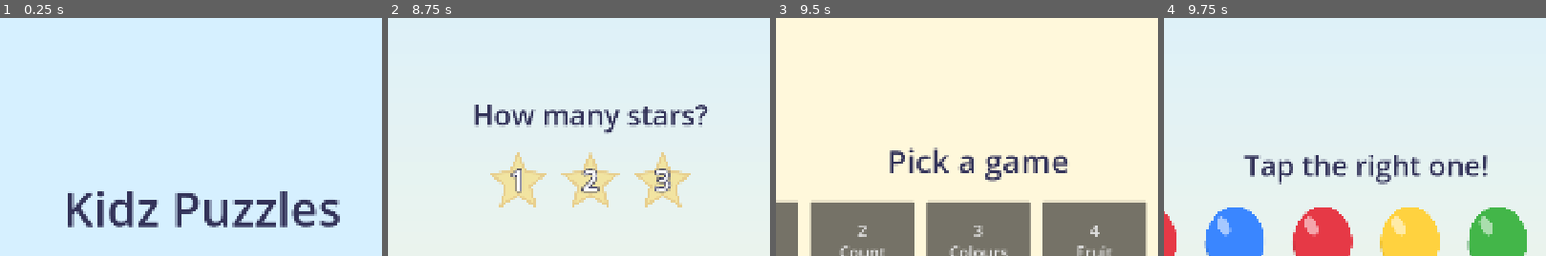
Above: before the commit, frames 1-4 (left to right).
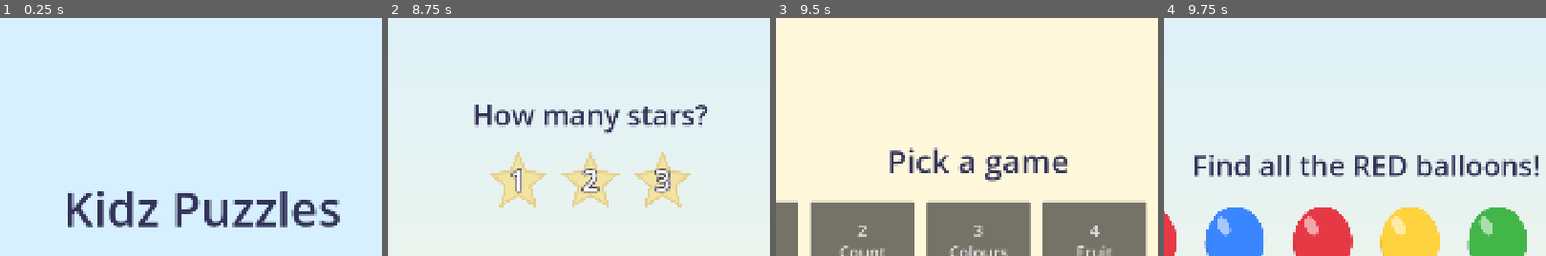
Above: after the commit, the same moments.

Repository: Joshua5689/kidzpuzzleapp
Game: Godot game, scene res://Scenes/UI/MainMenu.tscn
The game is run twice, just before and just after one commit, with the same random seed, the same clock (stepped at 60 frames per second) and the same inputs.
Inputs (mouse positions are % of the whole screen's width and height, from its top left):
- Up to frame 1 (0.25 s): no input
- Up to frame 2 (8.75 s): click "Play ▶" at 0.5 s; click "1 Puzzle" at 1.25 s; click "◀" at 2 s; click "2 Count" at 2.75 s; click (41, 34) at 3.5 s; click "1" at 4.25 s; click (50, 34) at 5 s; click "2" at 5.75 s; click (59, 34) at 6.5 s; click "3" at 7.25 s; click "3" at 8 s
- Up to frame 3 (9.5 s): click "◀" at 8.75 s
- Up to frame 4 (9.75 s): click "3 Colours" at 9.5 s
The pictures show only the part of the screen within x 24-74%, y 0-50%; the shares and areas given below are measured in that part.

Frames 1-3 are identical in both runs. In frame 4, 4.7% of the frame differs, in the area x 8-98%, y 57-70%.

Commit message:
Restore Level 3's level_number and prompt dropped by an editor save
Co-Authored-By: Claude Opus 5.5 <noreply@anthropic.com>

Diff:
--- a/Scenes/Levels/Level03_FindColours.tscn
+++ b/Scenes/Levels/Level03_FindColours.tscn
@@ -7,6 +7,8 @@
 [ext_resource type="Texture2D" uid="uid://dgwckxgta2pys" path="res://Assets/Images/Colours/YellowBalloon.svg" id="tex_YellowBalloon"]
 
 [node name="Level03_FindColours" unique_id=329534861 instance=ExtResource("1_base")]
+level_number = 3
+prompt_text = "Find all the RED balloons!"
 correct_items = Array[NodePath]([NodePath("Layout/ItemsContainer/RedBalloon1"), NodePath("Layout/ItemsContainer/RedBalloon2"), NodePath("Layout/ItemsContainer/RedBalloon3")])
 
 [node name="RedBalloon1" type="TextureButton" parent="Layout/ItemsContainer" index="0" unique_id=1326427295]
